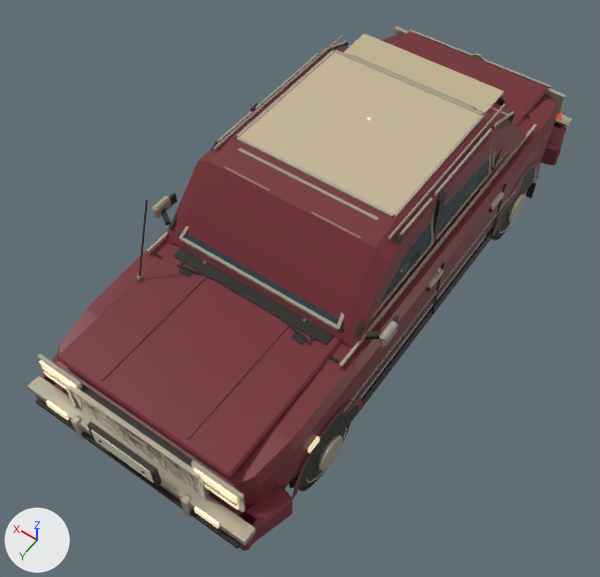
A saved change to the Blender file assets/vehicles/car.blend.
Rendered twice from a 50 mm lens placed at (-2.14, 3.43, 5.15), pointed at (-0.06, 0.52, 0.58). The axes (+X, +Y, +Z) are drawn at lower left. The lights are the same throughout. The older version comes first.

Names of what the first picture shows: 'Car_Chrome', 'Car_Glass', 'Car_Interior', 'Car_LightW', 'Car_Paint', 'Car_Trim', 'Wheel_FL' and 2 more.
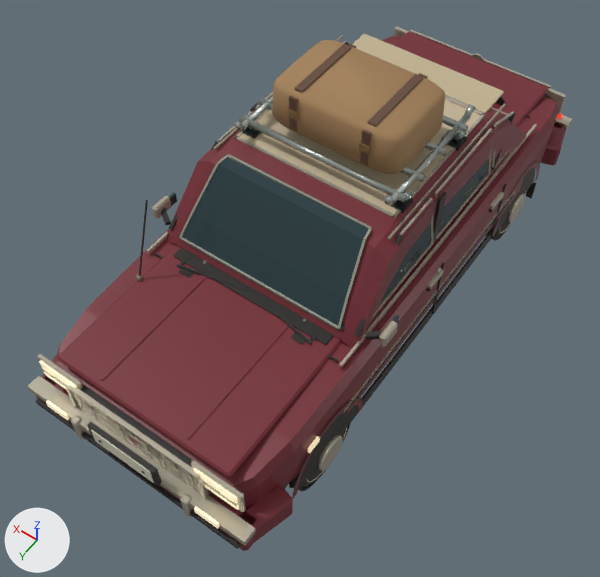
What changed in the scene script:
```text
Add mat_oiled_leather:
    mat_oiled_leather = bpy.data.materials.new('Oiled leather')
    mat_oiled_leather.use_nodes = True; mat_oiled_leather.node_tree.nodes.clear()
    _N = mat_oiled_leather.node_tree.nodes; _L = mat_oiled_leather.node_tree.links
    n0 = _N.new('ShaderNodeBsdfPrincipled'); n0.name = 'Principled BSDF'
    n0.inputs[2].default_value = 0.69  # 'Roughness'
    n1 = _N.new('ShaderNodeOutputMaterial'); n1.name = 'Material Output'
    n2 = _N.new('ShaderNodeVertexColor'); n2.name = 'Color Attribute'
    n2.layer_name = 'Col'
    _L.new(n0.outputs[0], n1.inputs[0])  # 'BSDF' to 'Surface'
    _L.new(n2.outputs[0], n0.inputs[0])  # 'Color' to 'Base Color'
Add mat_case_canvas:
    mat_case_canvas = bpy.data.materials.new('Case canvas')
    mat_case_canvas.use_nodes = True; mat_case_canvas.node_tree.nodes.clear()
    _N = mat_case_canvas.node_tree.nodes; _L = mat_case_canvas.node_tree.links
    n0 = _N.new('ShaderNodeBsdfPrincipled'); n0.name = 'Principled BSDF'
    n0.inputs[2].default_value = 0.86  # 'Roughness'
    n1 = _N.new('ShaderNodeOutputMaterial'); n1.name = 'Material Output'
    n2 = _N.new('ShaderNodeVertexColor'); n2.name = 'Color Attribute'
    n2.layer_name = 'Col'
    _L.new(n0.outputs[0], n1.inputs[0])  # 'BSDF' to 'Surface'
    _L.new(n2.outputs[0], n0.inputs[0])  # 'Color' to 'Base Color'
Add mat_rack_chrome:
    mat_rack_chrome = bpy.data.materials.new('Rack chrome')
    mat_rack_chrome.use_nodes = True; mat_rack_chrome.node_tree.nodes.clear()
    _N = mat_rack_chrome.node_tree.nodes; _L = mat_rack_chrome.node_tree.links
    n0 = _N.new('ShaderNodeBsdfPrincipled'); n0.name = 'Principled BSDF'
    n0.inputs[1].default_value = 0.72  # 'Metallic'
    n0.inputs[2].default_value = 0.26  # 'Roughness'
    n1 = _N.new('ShaderNodeOutputMaterial'); n1.name = 'Material Output'
    n2 = _N.new('ShaderNodeVertexColor'); n2.name = 'Color Attribute'
    n2.layer_name = 'Col'
    _L.new(n0.outputs[0], n1.inputs[0])  # 'BSDF' to 'Surface'
    _L.new(n2.outputs[0], n0.inputs[0])  # 'Color' to 'Base Color'
Change me_p_023:
    used by ob_car_chrome; parent = ob_car; location = (-0.85, 0.0, 0.6)
    remove me_p_023.from_pydata(...)  # 1120 vertices, 908 faces; spans x -0.07..1.77, y -2.28..2.21, z -0.41..0.87
    add me_p_023.from_pydata(...)  # 1152 vertices, 932 faces; spans x -0.07..1.77, y -2.28..2.21, z -0.41..0.87
    me_p_023 part 1: the loose piece of 8 vertices spanning x 0.32..1.38, y 0.36..0.39, z 0.83..0.85 is multiplied about its middle by the matrix ((-0.046, -0.345, -0.053), (0.227, -0.07, 0.26), (-0.265, 0.0, 0.231)), then moved by (-0.58, 0.3, -0.13)
    me_p_023 part 2: the loose piece of 8 vertices spanning x 1.37..1.49, y 0.37..0.93, z 0.4..0.85 is copied, and the copy is scaled about its middle by (0.525, 0.445, 0.653), then moved by (0.0, 0.03, 0.08); it spans x 1.4..1.46, y 0.55..0.81, z 0.56..0.86
    me_p_023 part 3: the loose piece of 8 vertices spanning x 0.1..0.12, y -0.02..0.88, z 0.4..0.42 is copied, and the copy is scaled about its middle by (0.987, 0.0967, 0.992), then moved by (0.19, 0.09, 0.45); it spans x 0.29..0.32, y 0.47..0.56, z 0.84..0.87
    me_p_023 part 4: a new loose piece, a box spanning x 0.309..1.391, y 0.466..0.484, z 0.853..0.871, in mat_carchrome
    me_p_023 part 5: 21 vertices removed from x 0.21..1.49, y 0.37..0.93, z 0.4..0.85; 21 vertices added at x 0.21..1.49, y 0.79..0.92, z 0.41..0.57
    other edits to the shape of me_p_023 do not show in these pictures
Change me_windshield:
    used by ob_car_glass; parent = ob_car; location = (0.0, 0.0, 0.0)
    verts and faces of me_windshield; kept vertices keep their numbers, new ones are numbered from 56
    remove me_windshield.from_pydata(...)  # 56 vertices, 26 faces; spans x -0.9..0.9, y -1.43..0.92, z 1.0..1.44
    add me_windshield.from_pydata(...)  # 64 vertices, 28 faces; spans x -0.9..0.9, y -1.43..0.92, z 1.0..1.46
    me_windshield part 6: the loose piece of 4 vertices spanning x -0.62..0.62, y 0.38..0.92, z 1.01..1.44 is rebuilt with 4 vertices and now spans x -0.6..0.6, y 0.56..0.8, z 1.17..1.45
    me_windshield part 7
    add verts[56] = (-0.63, 0.92, 1.02)  # pixel (339, 328)
    add verts[57] = (0.63, 0.92, 1.02)  # pixel (180, 237)
    add verts[58] = (0.6, 0.8, 1.17)  # pixel (192, 213)
    add verts[59] = (-0.6, 0.8, 1.17)  # pixel (346, 299)
    add faces += [(56, 57, 58, 59)]
    me_windshield part 8
    add verts[60] = (-0.56, 0.56, 1.45)  # pixel (364, 240)
    add verts[61] = (0.56, 0.56, 1.45)  # pixel (218, 163)
    add verts[62] = (0.54, 0.47, 1.46)  # pixel (228, 155)
    add verts[63] = (-0.54, 0.47, 1.46)  # pixel (370, 228)
    add faces += [(60, 61, 62, 63)]
Add ob_leather_case_straps:
    ob_leather_case_straps = bpy.data.objects.new('Leather case straps', me_leather_case_straps)  # a box spanning x -0.318..-0.262, y -0.425..0.125, z 1.888..1.902; a box spanning x -0.318..-0.262, y -0.482..-0.466, z 1.621..1.871; a box spanning x -0.318..-0.262, y 0.162..0.18, z 1.621..1.871; a box spanning x 0.212..0.268, y -0.425..0.125, z 1.888..1.902; a box spanning x 0.212..0.268, y -0.482..-0.466, z 1.621..1.871; a box spanning x 0.212..0.268, y 0.162..0.18, z 1.621..1.871
    ob_leather_case_straps.parent = ob_car
    ob_leather_case_straps.location = (0.0, 0.0, 0.0)
Add ob_travel_case:
    ob_travel_case = bpy.data.objects.new('Travel case', me_travel_case)  # 160 vertices, 122 faces; spans x -0.515..0.465, y -0.48..0.18, z 1.59..1.89
    ob_travel_case.parent = ob_car
    ob_travel_case.location = (0.0, 0.0, 0.0)
Add ob_rain_gutter_roof_rack_and_hardware:
    ob_rain_gutter_roof_rack_and_hardware = bpy.data.objects.new('Rain gutter roof rack and hardware', me_rain_gutter_roof_rack_and_hardware)  # 318 vertices, 209 faces; spans x -0.641..0.641, y -0.706..0.359, z 1.418..1.794
    ob_rain_gutter_roof_rack_and_hardware.parent = ob_car
    ob_rain_gutter_roof_rack_and_hardware.location = (0.0, 0.0, 0.0)
```

Location of each change, (x1, y1, x2, y2) in pixels of the pictures (600 x 577 px; the box of a moved part takes in the faces that stretch with it):
'Car_Glass', reshaped
    before: (169, 116, 511, 325)
    after: (169, 116, 511, 326)
'Travel case', added (brown)
    after: (272, 40, 445, 174)
'Rain gutter roof rack and hardware', added
    after: (234, 96, 475, 213)
'Leather case straps', added
    after: (289, 43, 428, 166)
part 1 of me_p_023, moved or reshaped
    before: (238, 148, 378, 221)
    after: (345, 240, 366, 300)
part 2 of me_p_023, added
    after: (191, 163, 219, 214)
part 3 of me_p_023, added
    after: (363, 228, 372, 240)
part 4 of me_p_023, added
    after: (227, 154, 371, 229)
part 5 of me_p_023, moved or reshaped
    before: (179, 220, 379, 331)
    after: (179, 213, 348, 330)
part 6 of me_windshield, rebuilt
    before: (184, 233, 339, 325)
    after: (194, 165, 363, 298)
part 7 of me_windshield, added (dark cyan)
    after: (183, 214, 345, 326)
part 8 of me_windshield, added
    after: (219, 157, 368, 239)
